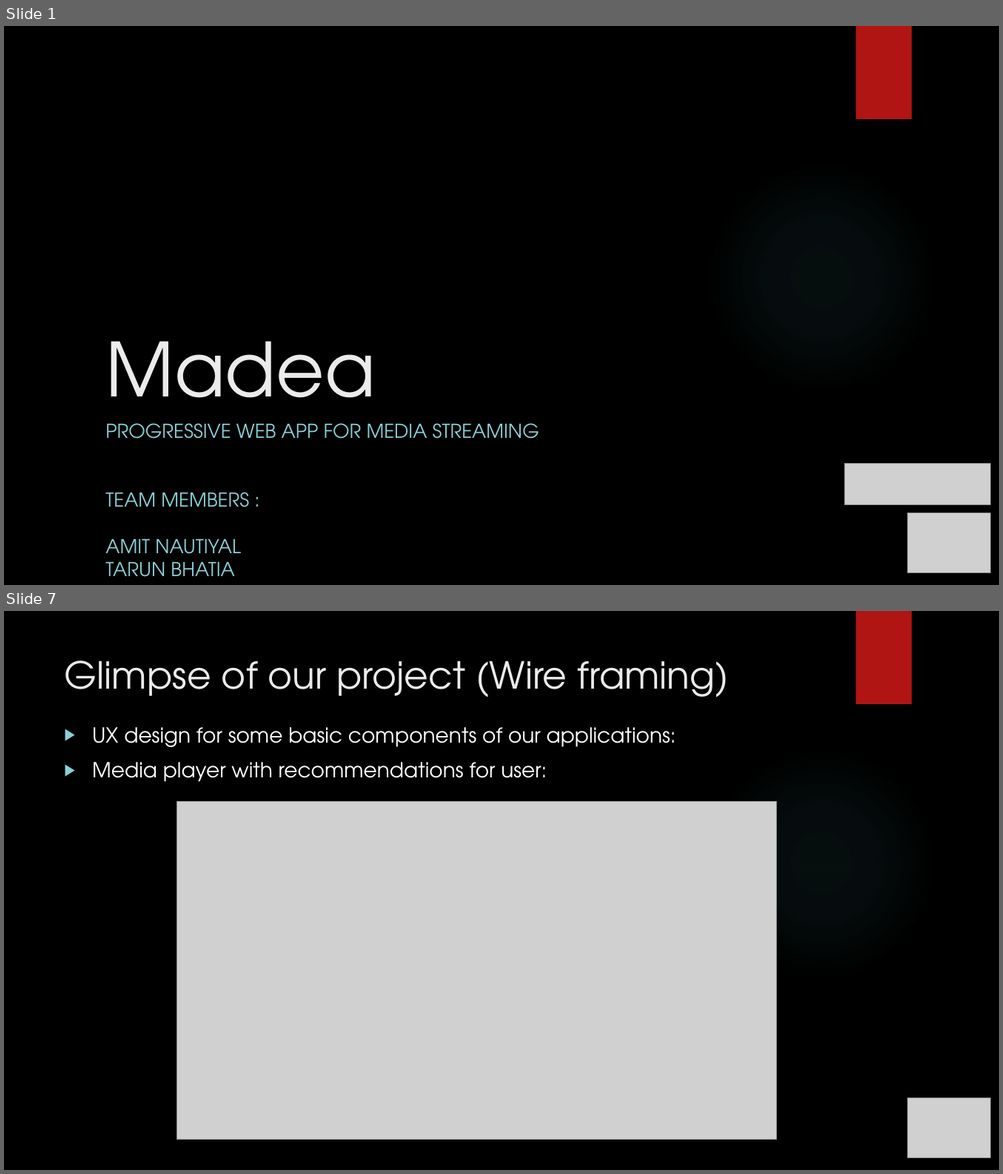
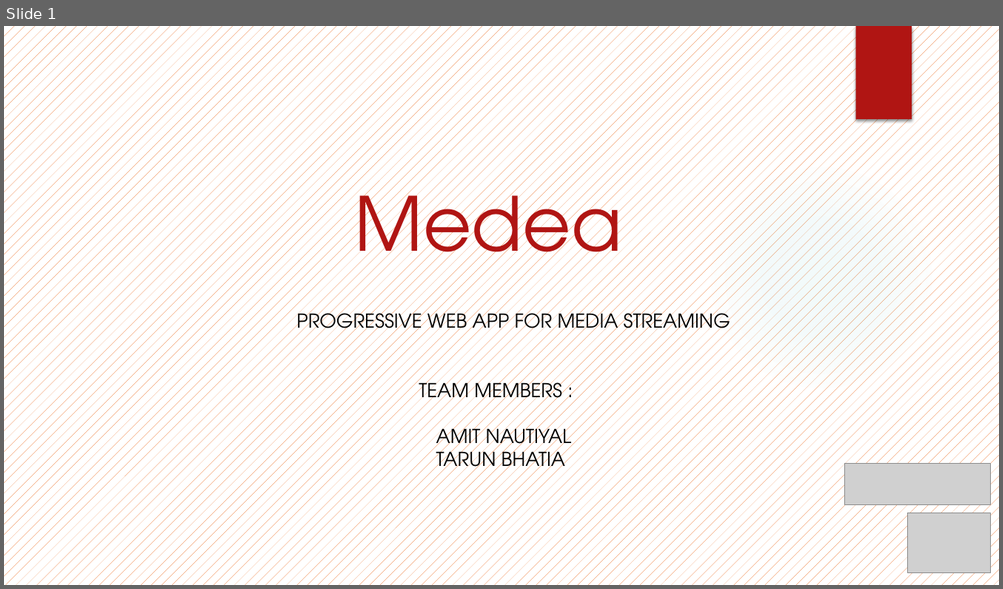
Before and after one commit to NautiyalAmit/Medea, a slide deck: MadeaPresentation_1.pptx. Shown one above the other, each under a label of ours: slides 1 and 7 before the commit, slide 1 after it; the slides between them are not shown. The pictures are 1003x1174 and 1003x589 pixels, drawn with LibreOffice and Linux fonts; fonts in the diff are those of the drawing; grey boxes stand for pictures; background and template pictures are left out. Boxes give left, top, right and bottom in pixels: in the first picture for what was removed or moved away, otherwise in the second. Text is boxed around its words. In the diff, an @@ line names an element or a change of style, - is before the commit and + after.

```diff
--- a/MadeaPresentation_1.pptx
+++ b/MadeaPresentation_1.pptx
@@ slide 7 removed at <box>4,611,999,1170</box>, background picture (left out); not listed: 2 template elements that a slide beside it also shows @@
@@ title removed at <box>64,661,728,697</box> @@
-Glimpse of our project (Wire framing)
@@ text removed at <box>92,727,676,782</box> @@
-▶ UX design for some basic components of our applications:
-▶ Media player with recommendations for user:
@@ picture removed at <box>177,801,777,1139</box> @@
@@ picture removed at <box>908,1098,990,1159</box> @@
@@ slide 1 changed as well @@
@@ background picture (left out) to pattern #EA6312 on #FFFFFF @@
@@ title at <box>354,173,622,285</box>: text changed; text colour #EBEBEB to #B01513 @@
-Madea
+Medea
@@ subtitle "PROGRESSIVE WEB APP FOR MEDIA ...": place and size @@
-subtitle "PROGRESSIVE WEB APP FOR MEDIA ..." at <box>105,423,539,577</box>
+subtitle "PROGRESSIVE WEB APP FOR MEDIA ..." at <box>296,309,730,475</box>
@@ subtitle "PROGRESSIVE WEB APP FOR MEDIA ..." at <box>296,309,730,475</box>: text colour #8AD0D6 to #000000 @@
```
Also in this commit, not shown: 2 slides added, 10 other slides removed, 47 other files.
